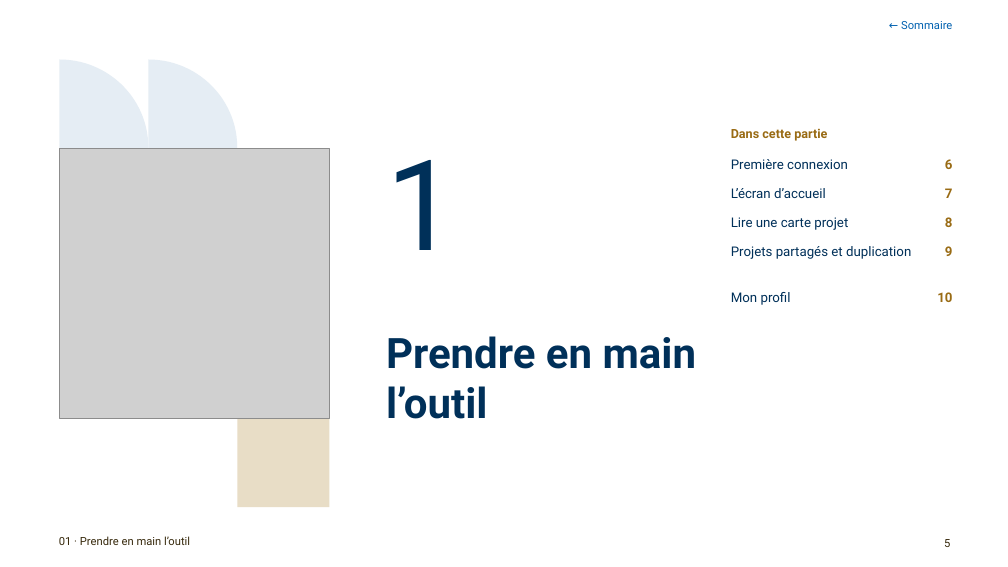
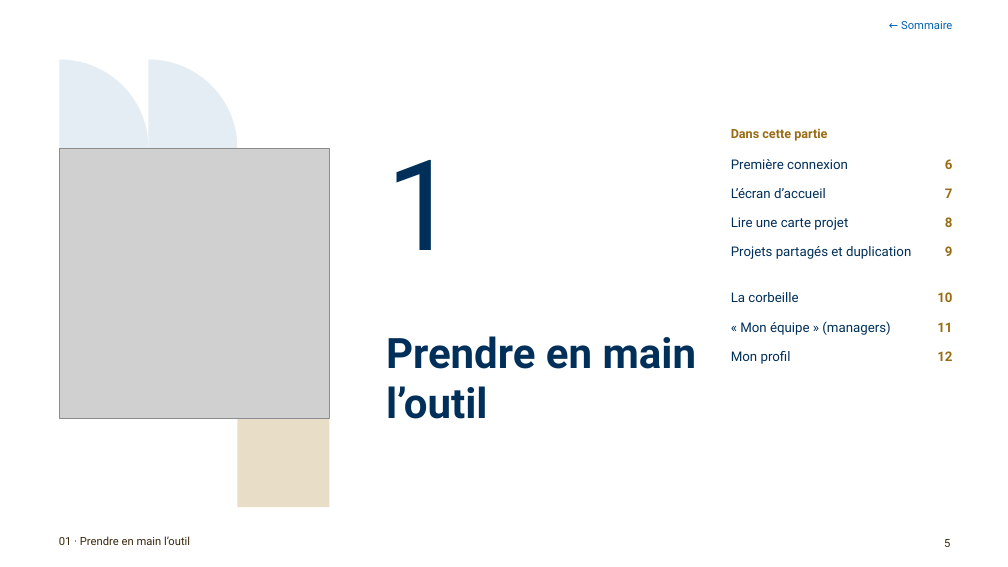
Before and after one commit to antoinelmariel-ux/ProjectNavigator, a slide deck: slide 5 of docs/Manuel_Project_Navigator_chef_de_projet.pptx. Drawn at 1008x567 pixels with LibreOffice and Linux fonts; fonts in the diff are those of the drawing; grey boxes stand for pictures; background and template pictures are left out. Boxes give left, top, right and bottom in pixels: in the first picture for what was removed or moved away, otherwise in the second. Text is boxed around its words. In the diff, an @@ line names an element or a change of style, - is before the commit and + after.

```diff
--- a/docs/Manuel_Project_Navigator_chef_de_projet.pptx
+++ b/docs/Manuel_Project_Navigator_chef_de_projet.pptx
@@ text added at (731,292,798,302), 9.5 pt, text #003059 @@
+La corbeille
@@ text added at (740,321,890,335), 9.5 pt, text #003059 @@
+« Mon équipe » (managers)
@@ text added at (937,322,952,332), 9.5 pt, text #996B14, bold @@
+11
@@ text "Mon profil": place and size @@
-text "Mon profil" at (731,292,791,305)
+text "Mon profil" at (731,351,791,364)
@@ text added at (937,351,952,361), 9.5 pt, text #996B14, bold @@
+12
```
Also in this commit, not shown: 24 other slides changed, 3 slides added, 3 other files.
